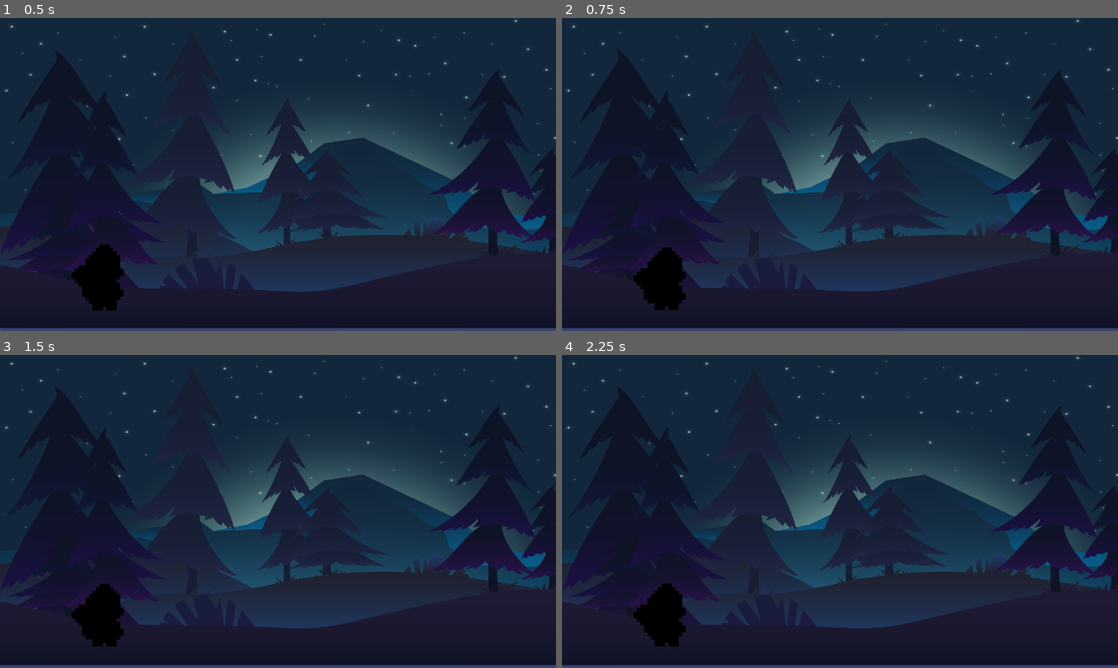
Above: before the commit, frames 1-4 (two rows, left to right).
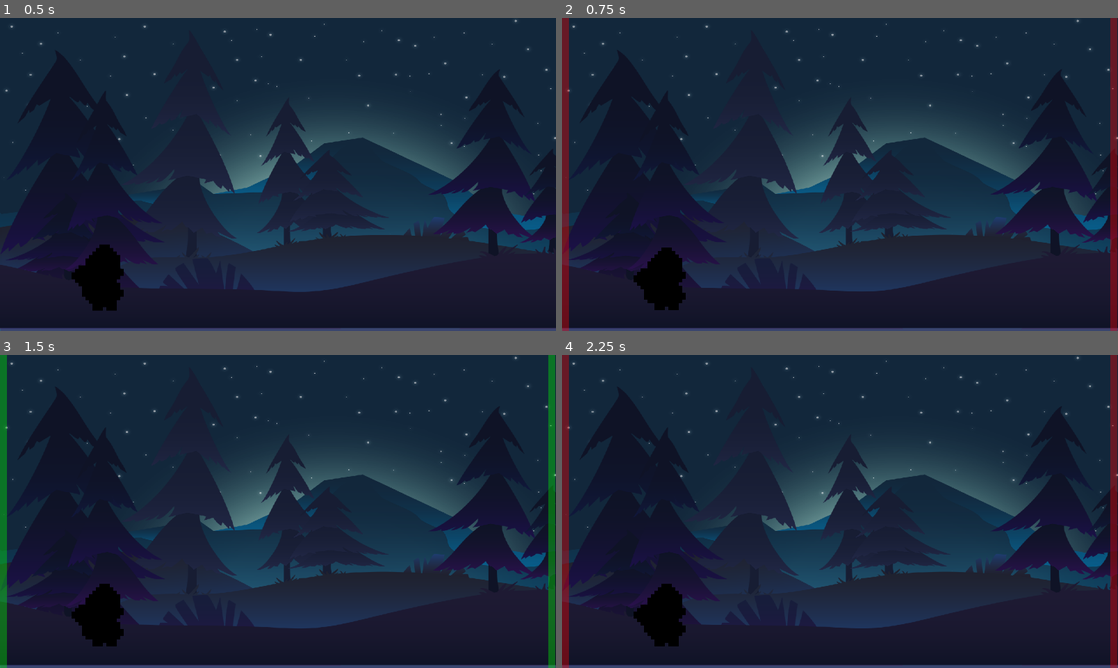
Above: after the commit, the same moments.

Repository: TsuYorudan/game
Game: Godot game, scene res://Scenes/Main.tscn
Two runs of this game, one before a commit and one after it. Both use one fixed random seed, a clock stepped at 60 frames per second and the inputs below.
Inputs:
- Up to frame 1 (0.5 s): no input
- Up to frame 2 (0.75 s): tap Up (chaka) at 0.6 s
- Up to frame 3 (1.5 s): tap Down (don) at 0.8, 1.35 s; tap Enter at 1.25 s
- Up to frame 4 (2.25 s): tap Left (pata) at 1.55, 2.1 s

Frame 1 is identical in both runs. In frame 2, 2.5% of the frame differs, in the area x 0-100%, y 0-100%; in frame 3, 2.5%; in frame 4, 2.5%.

Commit message:
side flash

Diff:
--- a/game-main-(2)/Scenes/Main.tscn
+++ b/game-main-(2)/Scenes/Main.tscn
@@ -41,11 +41,30 @@
 wait_time = 0.7
 one_shot = true
 
+[node name="BeatEffects" type="CanvasLayer" parent="CommandManager"]
+
+[node name="LeftFlash" type="ColorRect" parent="CommandManager/BeatEffects"]
+anchors_preset = -1
+anchor_right = 0.016
+anchor_bottom = 1.0
+offset_right = -4.48
+
+[node name="RightFlash" type="ColorRect" parent="CommandManager/BeatEffects"]
+anchors_preset = -1
+anchor_left = 0.983
+anchor_right = 1.0
+anchor_bottom = 1.0
+offset_left = 3.76001
+offset_right = -2.0
+offset_bottom = 1.0
+grow_horizontal = 2
+
 [node name="battle_node" type="Node" parent="." node_paths=PackedStringArray("character")]
 script = ExtResource("2_v1gob")
 character = NodePath("../CharacterBody2D")
 
 [node name="BG" parent="." instance=ExtResource("3_pbw6q")]
+visible = false
 
 [node name="CharacterBody2D" parent="." instance=ExtResource("3_kln2b")]
 position = Vector2(234, 674)
--- a/game-main-(2)/Scripts/command_manager.gd
+++ b/game-main-(2)/Scripts/command_manager.gd
@@ -23,11 +23,15 @@
 var last_beat_time: int
 const BEAT_WINDOW: int = 265  # Wider window (±125ms)
 
-func _ready():
+func _ready() -> void:
 	last_beat_time = Time.get_ticks_msec()
 	$QueueResetTimer.stop()
 
-func _process(delta):
+	# Ensure flashes start invisible
+	$BeatEffects/LeftFlash.modulate.a = 0.0
+	$BeatEffects/RightFlash.modulate.a = 0.0
+
+func _process(delta: float) -> void:
 	var current_time = Time.get_ticks_msec()
 
 	if Input.is_action_just_pressed("pata"):
@@ -50,7 +54,6 @@
 func handle_input(beat_sound: String, current_time: int) -> void:
 	var player: AudioStreamPlayer = null
 
-	# Assign the right AudioStreamPlayer
 	match beat_sound:
 		"pata":
 			player = pata_sound
@@ -62,28 +65,49 @@
 			player = chaka_sound
 
 	if not player:
-		return  # Safety check
+		return
 
-	# Check if on beat
 	if not is_on_beat(current_time):
+		flash_screen(Color.RED)
 		print("❌ Off-beat input detected! Resetting command queue.")
 		command_queue.clear()
 		$QueueResetTimer.stop()
 
-		# 🔥 Modify sound if off-beat
-		player.pitch_scale = randf_range(1.0, 1.05)  # Slight pitch variation
+		player.pitch_scale = randf_range(1.0, 1.05)
 		player.play()
-
-		# Stop the sound quickly
-		await get_tree().create_timer(0.1).timeout  # Play for 0.1s only
+		await get_tree().create_timer(0.1).timeout
 		player.stop()
 		return
 
-	# ✅ On-beat: play normally with slight variation in pitch for liveliness
-	player.pitch_scale = randf_range(0.95, 1.05)  # Slight variation for natural feel
+	player.pitch_scale = randf_range(0.95, 1.05)
 	player.play()
+	flash_screen(Color.GREEN)
+	register_beat(beat_sound)
 
-	register_beat(beat_sound)
+func flash_screen(color: Color) -> void:
+	var left = $BeatEffects/LeftFlash
+	var right = $BeatEffects/RightFlash
+
+	# Safeguard node existence
+	if not left or not right:
+		print("⚠️ LeftFlash or RightFlash nodes not found!")
+		return
+
+	# Set initial color and visibility
+	left.modulate = color
+	right.modulate = color
+	left.modulate.a = 1.0
+	right.modulate.a = 1.0
+
+	# Use SceneTreeTween for animations
+	var left_tween = get_tree().create_tween()
+	var right_tween = get_tree().create_tween()
+
+	# Tween the alpha property
+	left_tween.tween_property(left, "modulate:a", 0.0, 0.3).set_trans(Tween.TRANS_SINE).set_ease(Tween.EASE_OUT)
+	right_tween.tween_property(right, "modulate:a", 0.0, 0.3).set_trans(Tween.TRANS_SINE).set_ease(Tween.EASE_OUT)
+
+	print("✅ Tween animations applied.")
 
 func register_beat(beat_sound: String) -> void:
 	command_queue.append(beat_sound)
@@ -91,7 +115,6 @@
 		command_queue.pop_front()
 
 	print("✅ Registered beat. Current Queue:", command_queue)
-
 	$QueueResetTimer.start()
 	check_command()
 
@@ -108,10 +131,10 @@
 		command_queue.clear()
 
 func execute_command(action: String) -> void:
-	await get_tree().create_timer(beat_interval).timeout  # Wait for next beat
+	await get_tree().create_timer(beat_interval).timeout
 	var battle_node = get_tree().get_first_node_in_group("battle")
 	if battle_node:
-		battle_node.process_command(action)
+		battle_node.call("process_command", action)
 	else:
 		print("⚠️ No battle node found to process the action.")
 
